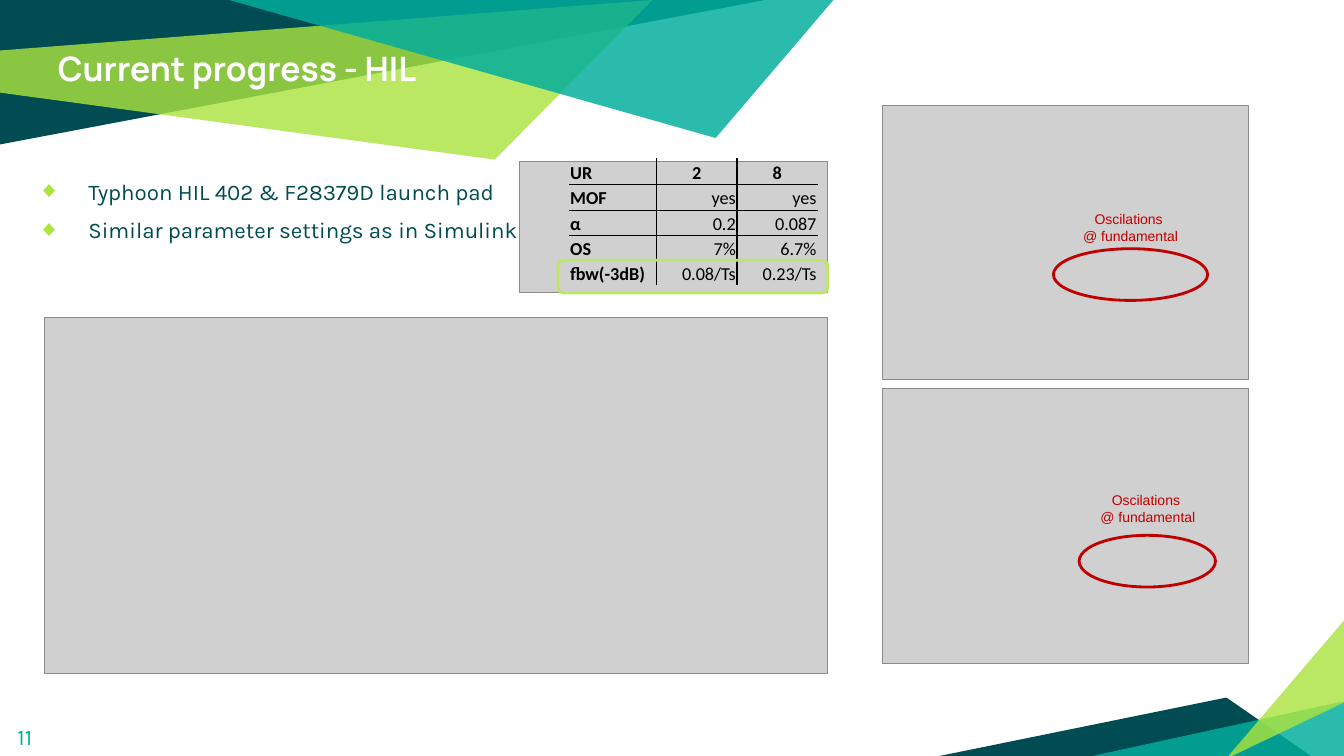
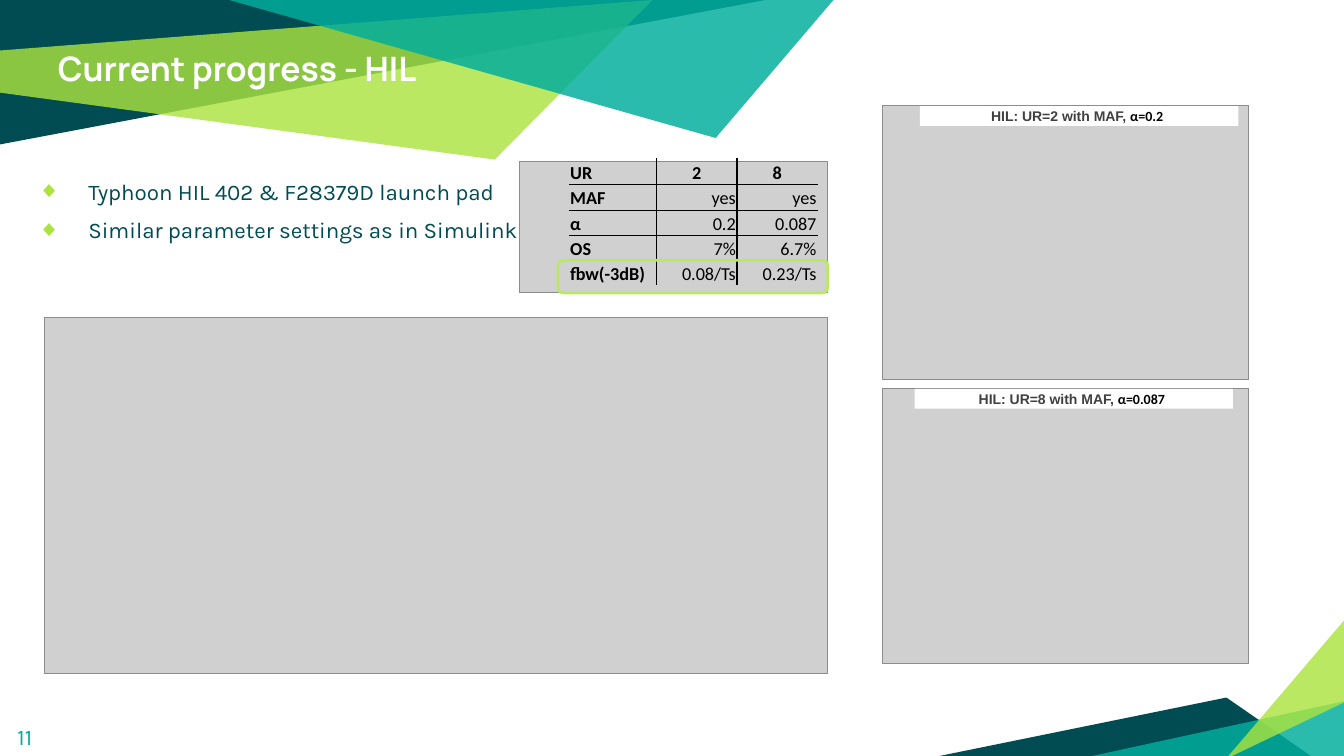
Before and after one commit to Rule2102/DSP_project1, a slide deck: slide 11 of docs/An Improved Current Loop Bandwidth and Axis Decoupling.pptx. Drawn at 1344x756 pixels with LibreOffice and Linux fonts; fonts in the diff are those of the drawing; grey boxes stand for pictures. Boxes give left, top, right and bottom in pixels: in the first picture for what was removed or moved away, otherwise in the second. Text is boxed around its words. In the diff, an @@ line names an element or a change of style, - is before the commit and + after.

```diff
--- a/docs/An Improved Current Loop Bandwidth and Axis Decoupling.pptx
+++ b/docs/An Improved Current Loop Bandwidth and Axis Decoupling.pptx
@@ rectangle added at (921,106,1239,126), fill #FFFFFF, 10 pt, text #404040, bold @@
+HIL: UR=2 with MAF, α=0.2
@@ table at (569,158,818,287) @@
-row 2, column 1: MOF
+row 2, column 1: MAF
@@ text removed at (1095,214,1178,241) @@
-Oscilations
-@ fundamental
@@ ellipse removed at (1054,249,1208,300) @@
@@ rectangle added at (914,389,1233,409), fill #FFFFFF, 10 pt, text #404040, bold @@
+HIL: UR=8 with MAF, α=0.087
@@ text removed at (1112,495,1195,522) @@
-Oscilations
-@ fundamental
@@ ellipse removed at (1080,535,1216,587) @@
```
Also in this commit, not shown: 2 other slides changed.
